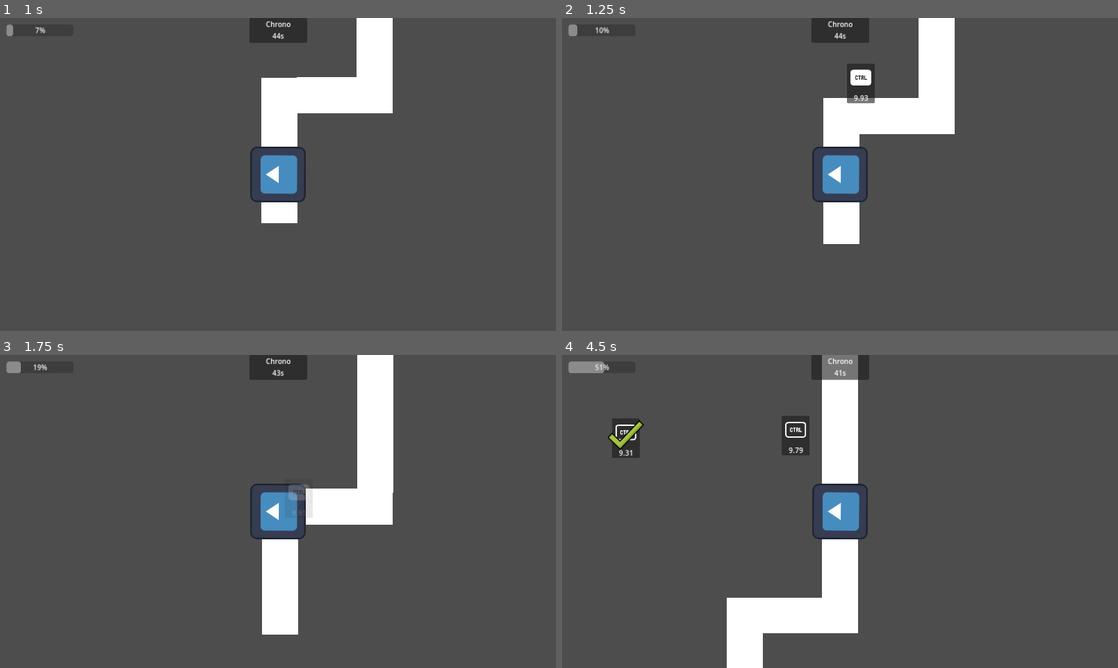
Above: before the commit, frames 1-4 (two rows, left to right).
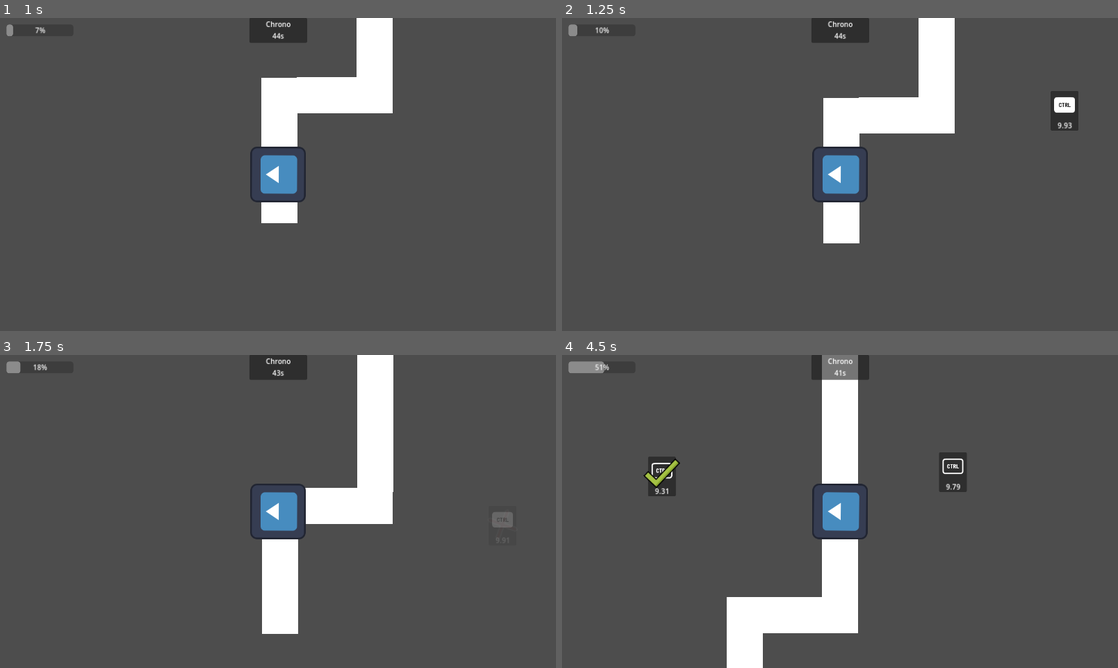
Above: after the commit, the same moments.

Repository: FiFolker/Mazespin
Game: Godot game, scene res://Scenes/menus/main_menu.tscn
The game is run twice, just before and just after one commit, with the same random seed, the same clock (stepped at 60 frames per second) and the same inputs. The engine's default icon, where the game draws it, is replaced by a stand-in: a white triangle on a blue panel in a dark square.
Inputs:
- Up to frame 1 (1 s): click "Play" at 0.5 s
- Up to frame 2 (1.25 s): no input
- Up to frame 3 (1.75 s): tap Enter at 1.25 s; hold Ctrl (current_qte) from 1.28 s (still down)
- Up to frame 4 (4.5 s): release Ctrl (current_qte) at 2.03 s; tap Ctrl (current_qte) at 2.1, 3.6 s; hold Ctrl (current_qte) 2.78-3.53 s; hold Ctrl (current_qte) from 4.28 s (still down)

Frame 1 is identical in both runs. In frame 2, 1.3% of the frame differs, in the area x 47-93%, y 14-73%; in frame 3, 0.4%; in frame 4, 2.5%, in the area x 8-73%, y 19-78%.

Commit message:
fix bug with resizing the windows which was putting the qte display out of the screen some times

Diff:
--- a/Scripts/gui/gui.gd
+++ b/Scripts/gui/gui.gd
@@ -25,6 +25,5 @@
 		return str(min_and_sec[1]) + "s"
 	return str(min_and_sec[0]) + "m " + str(min_and_sec[1]) + "s"
 
-
 func _on_timer_timeout():
 	GameManager.has_lost.emit()
--- a/Scripts/qte/qte_display.gd
+++ b/Scripts/qte/qte_display.gd
@@ -19,7 +19,9 @@
 	timer = timer_ref
 
 func _ready():
-	qte_pos.position = Vector2(randf_range(0, get_viewport().size.x - security_margin), randf_range(0, get_viewport().size.y/2))
+	var screen_size  : Vector2 = get_viewport().get_visible_rect().size
+	qte_pos.position = Vector2(randf_range(0, screen_size.x - security_margin), randf_range(0, screen_size.y/2))
+
 
 	var textures : Array[Texture2D] = get_textures()
 
--- a/main.tscn
+++ b/main.tscn
@@ -1015,7 +1015,7 @@
 [node name="Main" type="Node2D"]
 
 [node name="Marker2D" type="Marker2D" parent="."]
-position = Vector2(5959.18, -977.28)
+position = Vector2(1735, 427)
 scale = Vector2(2.89, 2.89)
 
 [node name="GUI" type="CanvasLayer" parent="."]
@@ -1091,7 +1091,7 @@
 [node name="QTEArea3" parent="Level" instance=ExtResource("3_u32jv")]
 position = Vector2(651, 406)
 scale = Vector2(2.89, 2.89)
-number_of_qte = 1
+number_of_qte = 15
 
 [node name="TileMap" type="TileMap" parent="Level"]
 tile_set = SubResource("TileSet_c2cvc")
